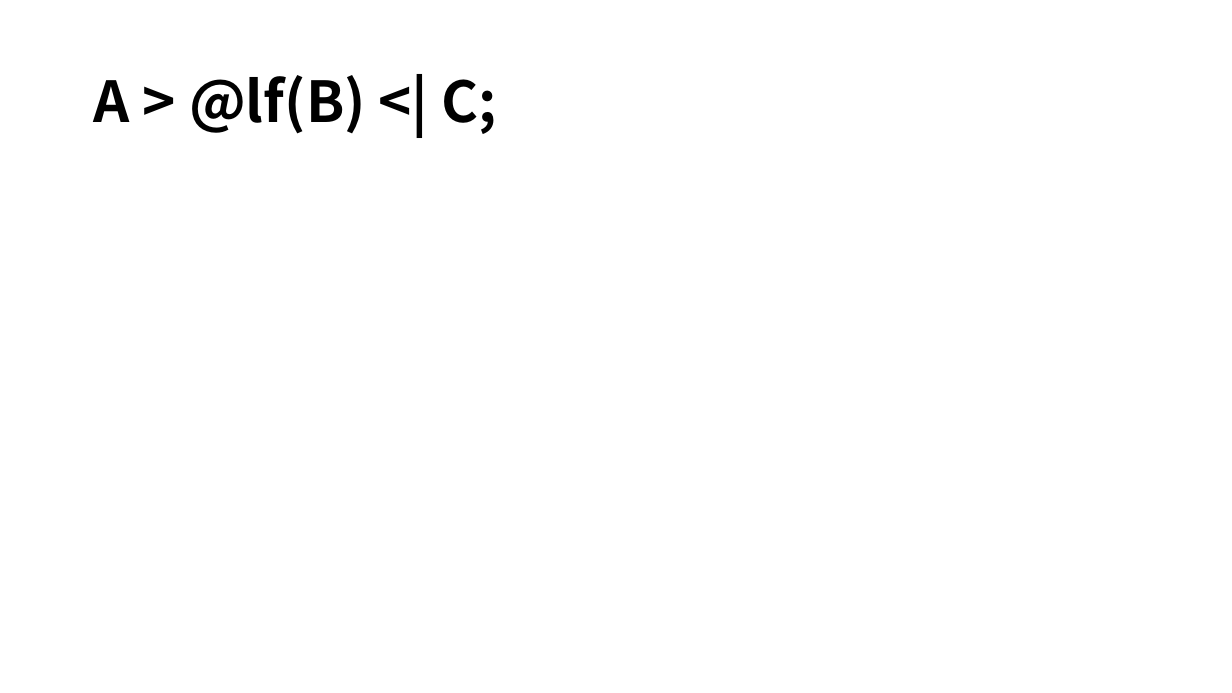
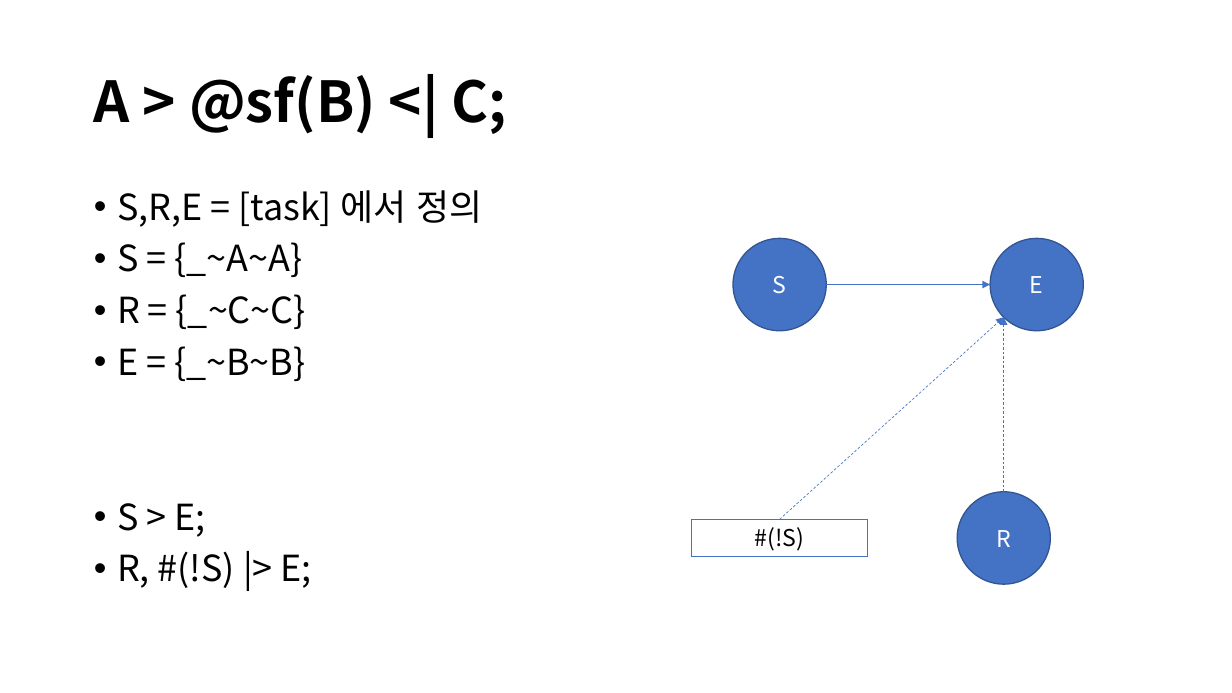
Before and after one commit to DualsoftDev/ds, a slide deck: slide 3 of Doc/PowerPoint/macro.pptx. Drawn at 1232x693 pixels with LibreOffice and Linux fonts; fonts in the diff are those of the drawing. Boxes give left, top, right and bottom in pixels: in the first picture for what was removed or moved away, otherwise in the second. Text is boxed around its words. In the diff, an @@ line names an element or a change of style, - is before the commit and + after.

```diff
--- a/Doc/PowerPoint/macro.pptx
+++ b/Doc/PowerPoint/macro.pptx
@@ title at box(94, 75, 507, 134): text changed @@
-A > @lf(B) <| C;
+A > @sf(B) <| C;
@@ text added at box(117, 190, 482, 588), 28 pt, text #000000 @@
+• S,R,E = [task] 에서 정의
+• S = {_~A~A}
+• R = {_~C~C}
+• E = {_~B~B}
+• S > E;
+• R, #(!S) |> E;
@@ ellipse added at box(733, 238, 826, 331), fill #4472C4, outline #325491 1 pt, 18 pt, text #FFFFFF @@
+S
@@ ellipse added at box(991, 238, 1084, 331), fill #4472C4, outline #325491 1 pt, 18 pt, text #FFFFFF @@
+E
@@ arrow added from (826, 285) to (991, 285), #4472C4 0.5 pt @@
@@ arrow added from (780, 519) to (1004, 317), #4472C4 0.5 pt dashed @@
@@ arrow added from (1004, 492) to (1004, 317), #4472C4 0.5 pt dashed @@
@@ ellipse added at box(958, 492, 1051, 584), fill #4472C4, outline #325491 1 pt, 18 pt, text #FFFFFF @@
+R
@@ rectangle added at box(691, 519, 868, 556), fill #FFFFFF, outline #4472C4 1 pt, 18 pt, text #000000 @@
+#(!S)
```
Also in this commit, not shown: 1 other slide changed, 2 slides added.
